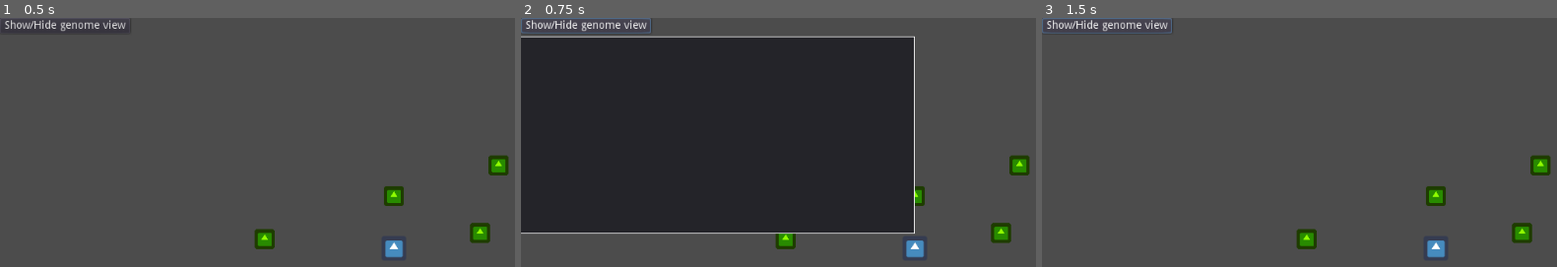
Above: before the commit, frames 1-3 (left to right).
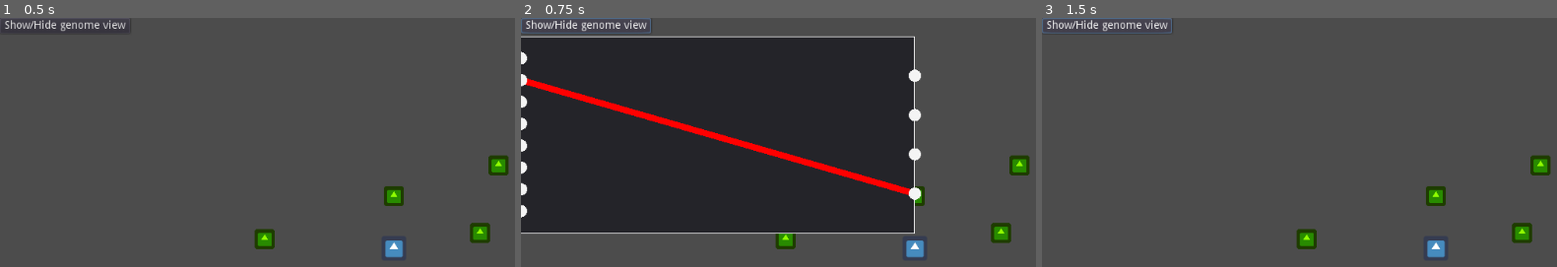
Above: after the commit, the same moments.

Repository: WhoStoleMyCoffee/GodotNEAT
Game: Godot game, scene res://Scenes/Pathfinding/Pathfinding.tscn
Two runs of this game, one before a commit and one after it. Both use one fixed random seed, a clock stepped at 60 frames per second and the inputs below. The engine's default icon, where the game draws it, is replaced by a stand-in: a white triangle on a blue panel in a dark square.
Inputs:
- Up to frame 1 (0.5 s): no input
- Up to frame 2 (0.75 s): click "Show/Hide genome view" at 0.5 s
- Up to frame 3 (1.5 s): click "Show/Hide genome view" at 1.25 s

Frame 1 is identical in both runs. In frame 2, 3.0% of the frame differs, in the area x 0-78%, y 13-81%; in frame 3, nothing differs.
Error in both runs: Invalid set index 'species_id' (on base: 'Reference (NEATNN.gd)') with value of type 'int'. (res://NEAT/NEATPopulation.gd:35)

Commit message:
fixed NEATDisplayer

Diff:
--- a/NEAT/NEATDisplayer.gd
+++ b/NEAT/NEATDisplayer.gd
@@ -44,18 +44,18 @@
 
 
 #	DRAW CONNECTIONS
-	for c in NN.connections:
+	for c in range(NEATNN.INDEX_CONNECTIONS, NN.genes.size(), NEATNN.C_LEN):
 		#skip disabled
-		if !c.e: continue
+		if !NN.is_c_enabled(c): continue
 
-		var in_pos : Vector2 = node_positions_cache[c.n[0]]
-		var out_pos : Vector2 = node_positions_cache[c.n[1]]
+		var in_pos : Vector2 = node_positions_cache[NN.get_c_in(c)]
+		var out_pos : Vector2 = node_positions_cache[NN.get_c_out(c)]
 
-		var col = connection_negative_color if c.w < 0 else connection_positive_color
-		if NN.is_node_input(c.n[1]): #recurrent connection
+		var col = connection_negative_color if NN.get_c_w(c) < 0 else connection_positive_color
+		if NN.is_node_input(NN.get_c_out(c)): #recurrent connection
 			col = recurrent_connection_color
 
-		draw_line(in_pos, out_pos, col, max(connection_width*abs(c.w), min_connection_width))
+		draw_line(in_pos, out_pos, col, max(connection_width*abs(NN.get_c_w(c)), min_connection_width))
 
 
 #	DRAW NODES
@@ -97,14 +97,14 @@
 			var maxx : float = 0
 			var maxy : float = 0
 
-			for c in NN.connections:
-				if !c.e: continue
+			for c in range(NEATNN.INDEX_CONNECTIONS, NN.genes.size(), NEATNN.C_LEN):
+				if !NN.is_c_enabled(c): continue
 				var nidx : int
 
 				#check incoming connections
-				if c.n[1] == i:	nidx = c.n[0]
+				if NN.get_c_out(c) == i:	nidx = NN.get_c_in(c)
 				#check outgoing connections
-				elif c.n[0] == i:	nidx = c.n[1]
+				elif NN.get_c_in(c) == i:	nidx = NN.get_c_out(c)
 				#connection has nothing to do with this node so skip it
 				else: continue
 
